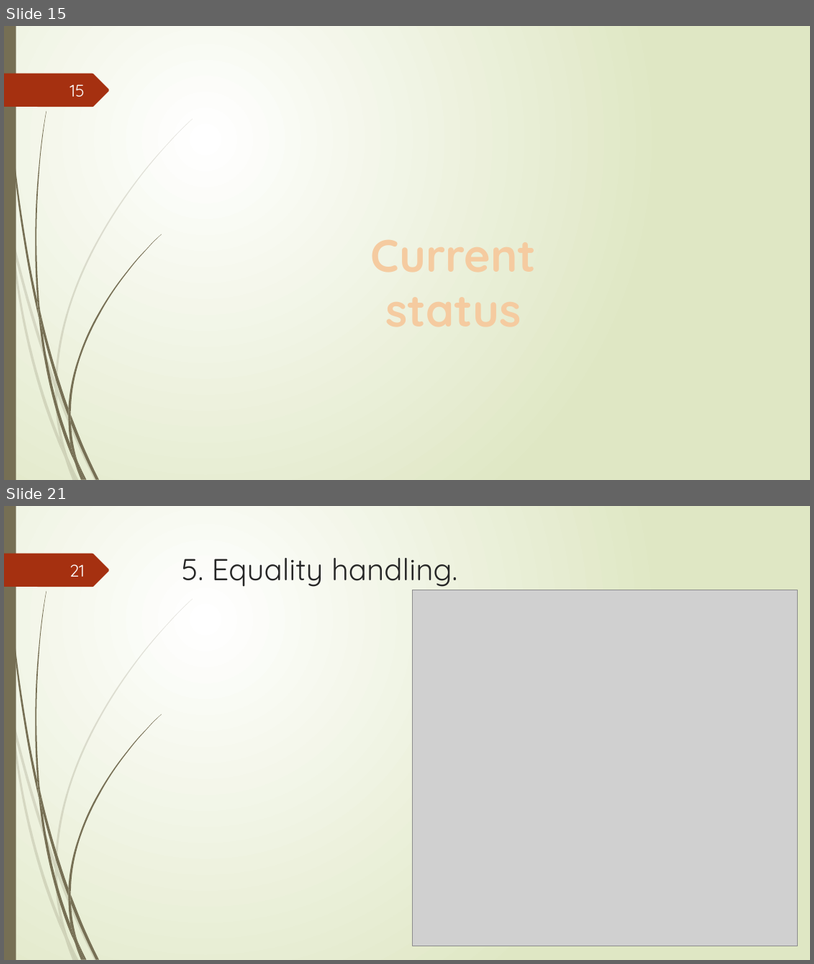
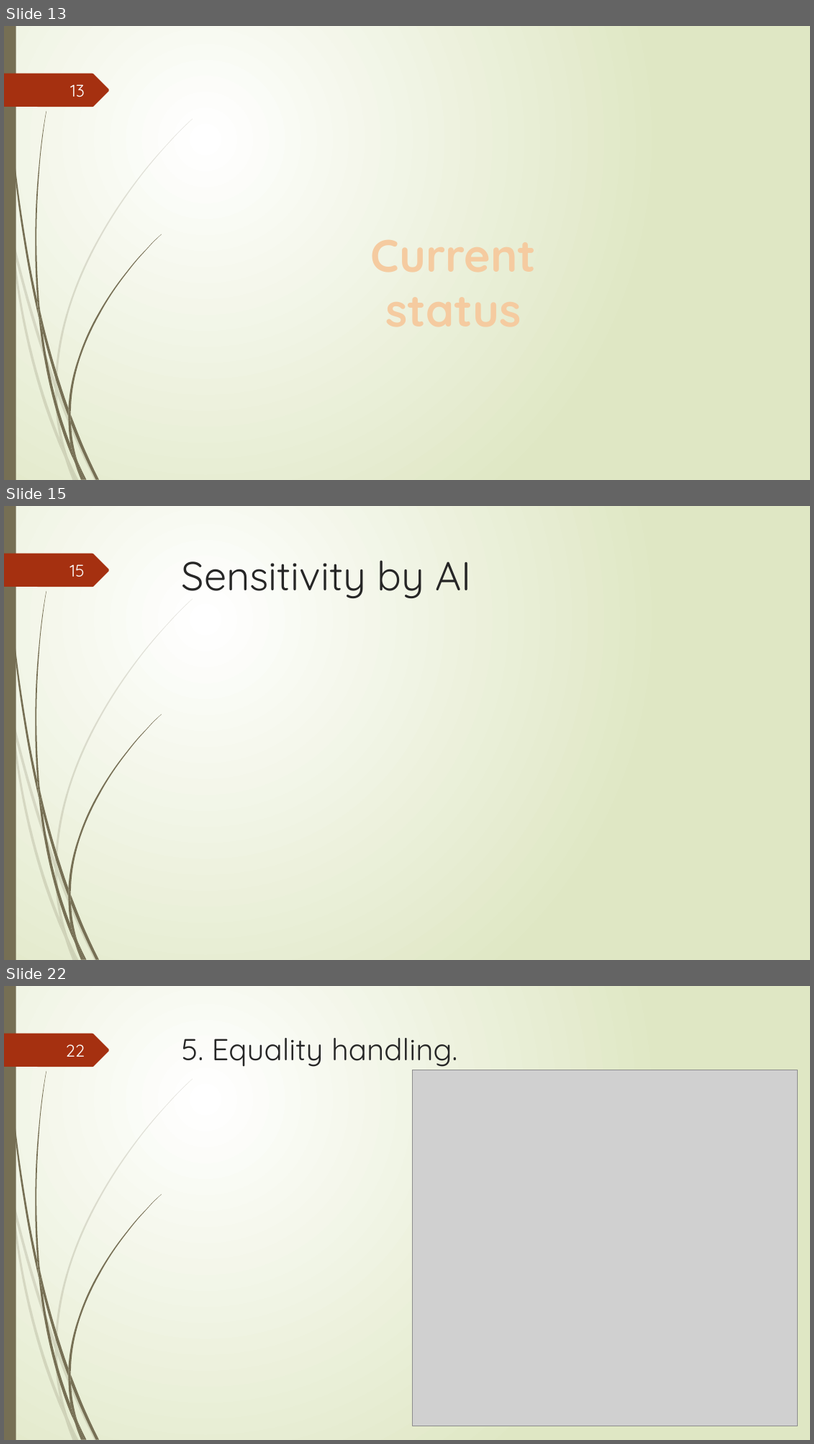
Before and after one commit to tungvx/raSAT, a slide deck: report/midterm.pptx. Shown one above the other, each under a label of ours: slides 15 and 21 before the commit, slides 13, 15 and 22 after it; the slides between them are not shown. The pictures are 814x964 and 814x1444 pixels, drawn with LibreOffice and Linux fonts; fonts in the diff are those of the drawing; grey boxes stand for pictures. Boxes give left, top, right and bottom in pixels: in the first picture for what was removed or moved away, otherwise in the second. Text is boxed around its words. In the diff, an @@ line names an element or a change of style, - is before the commit and + after.

```diff
--- a/report/midterm.pptx
+++ b/report/midterm.pptx
@@ slide 15 added at (x1=4, y1=506, x2=810, y2=960), background gradient #FFFFFF to #DFE8C4; not listed: 24 template elements that a slide beside it also shows @@
@@ page number added at (x1=70, y1=564, x2=85, y2=577), 20 pt, text #FEFFFF @@
+15
@@ title added at (x1=182, y1=560, x2=471, y2=599), 48 pt, text #262626 @@
+Sensitivity by AI
@@ what was slide 15 is now slide 13 @@
@@ page number at (x1=70, y1=84, x2=85, y2=97): text changed @@
-15
+13
@@ what was slide 21 is now slide 22 @@
@@ page number at (x1=66, y1=1044, x2=85, y2=1057): text changed @@
-21
+22
```
Also in this commit, not shown: 16 slides changed, 3 other slides added, 2 slides removed.
